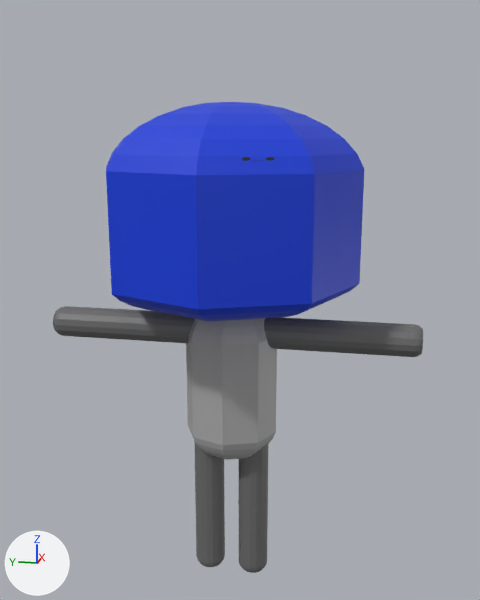
What one commit did to the Blender file doll4.blend.
One viewpoint serves both versions: a 50 mm camera at (-3.99, -0.86, 2.7) aimed at (0.05, -0.05, 1.69). The axes (+X, +Y, +Z) are drawn at lower left. The lights are the same throughout.

In view in the first picture: 'Body', 'Head', 'LArmLower', 'LArmUpper', 'LLegLower', 'LLegUpper', 'RArmLower', 'RArmUpper', 'RLegLower', 'RLegUpper'.
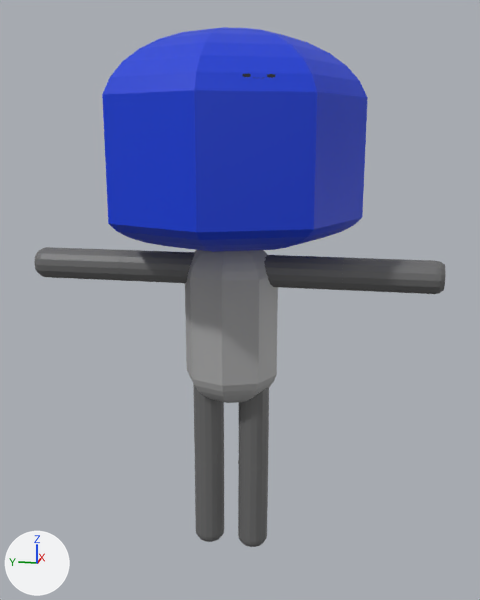
Pixel boxes (x1, y1, x2, y2) of what changed, in the pictures (480 x 600 px; the box of a moved part takes in the faces that stretch with it):
'Head', moved
    before: (106, 102, 364, 321)
    after: (102, 27, 368, 252)
'Body', moved
    before: (186, 318, 277, 460)
    after: (185, 250, 278, 403)
'LArmLower', reshaped, moved (23% wider)
    before: (337, 320, 423, 357)
    after: (339, 257, 445, 294)
'LArmUpper', moved
    before: (264, 317, 340, 353)
    after: (264, 255, 342, 290)
'RArmLower', reshaped, moved (18% wider)
    before: (53, 306, 129, 340)
    after: (35, 247, 125, 281)
'RArmUpper', moved
    before: (123, 310, 194, 343)
    after: (121, 250, 194, 283)
'LLegUpper', moved
    before: (239, 444, 268, 509)
    after: (239, 387, 269, 469)
'RLegUpper', moved
    before: (194, 441, 224, 505)
    after: (193, 383, 224, 464)
'LLegLower', reshaped, moved (19% taller)
    before: (238, 501, 268, 573)
    after: (238, 461, 268, 547)
'RLegLower', reshaped, moved (18% taller)
    before: (195, 497, 225, 567)
    after: (195, 459, 224, 542)
part 1 of me_sphere_002, moved or reshaped
    before: (53, 306, 127, 340)
    after: (35, 247, 123, 281)
part 2 of me_sphere, moved or reshaped
    before: (340, 321, 423, 357)
    after: (342, 257, 445, 294)
part 3 of me_sphere_003, moved or reshaped
    before: (239, 562, 267, 573)
    after: (239, 536, 267, 547)
part 4 of me_sphere_003, moved or reshaped
    before: (239, 509, 268, 568)
    after: (238, 466, 267, 542)
part 5 of me_sphere_005, moved or reshaped
    before: (197, 558, 224, 567)
    after: (196, 531, 224, 542)
part 6 of me_sphere_005, moved or reshaped
    before: (196, 506, 225, 563)
    after: (195, 461, 224, 537)

The edits, one by one:
me_sphere_002 has 449 vertices, 418 faces and spans x -1.0..1.0, y -4.85..1.0, z -1.0..1.0.
me_sphere_002 is used by ob_rarmlower; parent ob_rarmupper; location (0.0, 0.7, 1.5); rotation (3.142, 0.0, 0.0), in degrees (180, 0, 0); scale (0.1, 0.1, 0.1).
me_sphere_002 part 1: all 160 vertices in x -1.0..1.0, y -4.85..-4.35, z -1.0..1.0 are moved by (0.0, -1.0, 0.0).
me_sphere has 449 vertices, 418 faces and spans x -1.0..1.0, y -4.85..1.0, z -1.0..1.0.
me_sphere is used by ob_larmlower; parent ob_larmupper; location (0.0, -0.696, 1.5); scale (0.1, 0.1, 0.1).
me_sphere part 2: all 160 vertices in x -1.0..1.0, y -4.85..-4.35, z -1.0..1.0 are moved by (0.0, -0.99, 0.0).
me_sphere_003 is used by ob_lleglower; parent ob_llegupper; location (0.0, -0.696, 1.5); scale (0.1, 0.1, 0.1).
me_sphere_003 had 449 vertices, 418 faces and spanned x -1.0..1.0, y -4.85..1.0, z -1.0..1.0.
me_sphere_003 now has 449 vertices, 418 faces and spans x -1.0..1.0, y -6.81..0.0, z -1.02..1.0.
me_sphere_003 part 3: all 160 vertices in x -1.0..1.0, y -4.85..-4.35, z -1.0..1.0 are moved by (0.0, -1.97, -0.02).
me_sphere_003 part 4: 32 of the vertices in x -1.0..1.0, y 0.0, z -1.0..1.0 are moved by (0.0, -1.0, 0.0).
me_sphere_005 is used by ob_rleglower; parent ob_rlegupper; location (0.0, -0.696, 1.5); scale (0.1, 0.1, 0.1).
me_sphere_005 had 449 vertices, 418 faces and spanned x -1.0..1.0, y -4.85..1.0, z -1.0..1.0.
me_sphere_005 now has 449 vertices, 418 faces and spans x -1.0..1.0, y -6.81..0.0, z -1.02..1.0.
me_sphere_005 part 5: all 160 vertices in x -1.0..1.0, y -4.85..-4.35, z -1.0..1.0 are moved by (0.0, -1.97, -0.02).
me_sphere_005 part 6: 32 of the vertices in x -1.0..1.0, y 0.0, z -1.0..1.0 are moved by (0.0, -1.0, 0.0).
Object 'Body' (ob_body) moves from (0.0, 0.0, 0.931) to (0.0, 0.0, 1.327).
